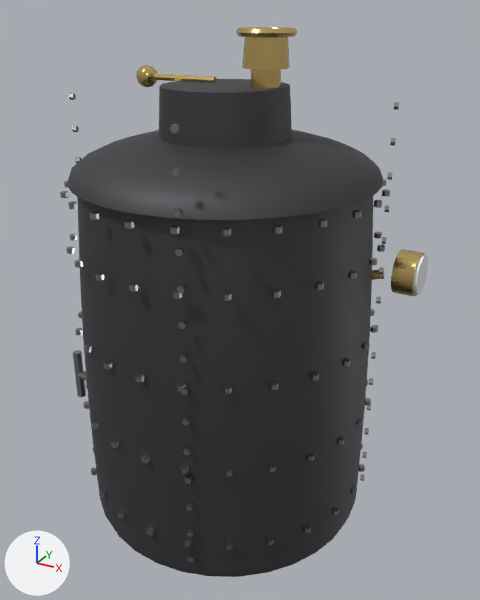
The FBX model boats/exports/steam/Boiler.fbx: old version first, new version second.
The view is the same before and after, from a camera (50 mm lens) standing at (1.269, -1.331, 0.891) and looking at (0.536, 0.003, 0.224). The axes (+X, +Y, +Z) are drawn at lower left. The lights are the same throughout. The older version comes first.

The scene before the commit, as lines of its bpy script (objects in view):
```python
me_boiler = bpy.data.meshes.new('Boiler')
me_boiler.from_pydata(...)  # 3621 vertices, 2614 faces; spans x 0.058..0.947, y -0.376..0.376, z -0.345..0.853
# faces by material slot: [320, 794, 1466, 34]
me_boiler.materials.append(mat_brass)  # yellow #e2c47c
me_boiler.materials.append(mat_castiron)  # dark grey #525256
me_boiler.materials.append(mat_steel)  # grey #9ea0a4
me_boiler.materials.append(mat_gauge_glass)  # white #f3f3f3
ob_boiler = bpy.data.objects.new('Boiler', me_boiler)
ob_boiler.location = (0.0, 0.0, 0.0)
```
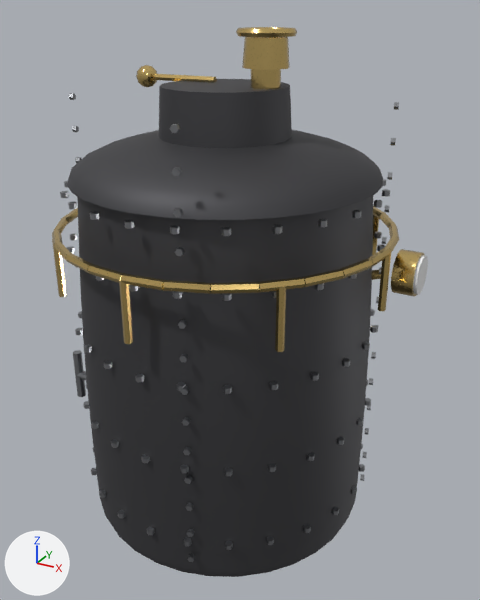
What differs and where, as boxes [x1, y1, x2, y2] in the pictures (480 x 600 px):
'Boiler', reshaped
    before: [60, 27, 428, 577]
    after: [52, 27, 428, 577]
part 1 of me_boiler, added
    after: [378, 254, 391, 311]
part 2 of me_boiler, added (mostly hidden)
    after: [372, 215, 379, 255]
part 3 of me_boiler, added
    after: [52, 239, 67, 297]
part 4 of me_boiler, added
    after: [119, 281, 133, 344]
part 5 of me_boiler, added
    after: [275, 286, 286, 352]
part 6 of me_boiler, added
    after: [52, 206, 399, 294]

What changed in the scene script:
```text
Change me_boiler:
    used by ob_boiler; location = (0.0, 0.0, 0.0)
    remove me_boiler.from_pydata(...)  # 3621 vertices, 2614 faces; spans x 0.058..0.947, y -0.376..0.376, z -0.345..0.853
    add me_boiler.from_pydata(...)  # 4069 vertices, 2914 faces; spans x 0.058..0.947, y -0.406..0.406, z -0.345..0.853
    me_boiler part 1: a new loose piece, a 6-sided cylinder along z spanning x 0.888..0.904, y -0.009..0.009, z 0.277..0.415, in mat_brass (yellow #e2c47c)
    me_boiler part 2: a new loose piece, a 6-sided cylinder along z spanning x 0.772..0.788, y 0.271..0.289, z 0.277..0.415, in mat_brass (yellow #e2c47c)
    me_boiler part 3: a new loose piece, a 6-sided cylinder along z spanning x 0.212..0.228, y -0.289..-0.271, z 0.277..0.415, in mat_brass (yellow #e2c47c)
    me_boiler part 4: a new loose piece, a 6-sided cylinder along z spanning x 0.492..0.508, y -0.405..-0.387, z 0.277..0.415, in mat_brass (yellow #e2c47c)
    me_boiler part 5: a new loose piece, a 6-sided cylinder along z spanning x 0.772..0.788, y -0.289..-0.271, z 0.277..0.415, in mat_brass (yellow #e2c47c)
    me_boiler part 6: 336 vertices added at x 0.094..0.906, y -0.406..0.406, z 0.406..0.424
    other edits to the shape of me_boiler do not show in these pictures
```
